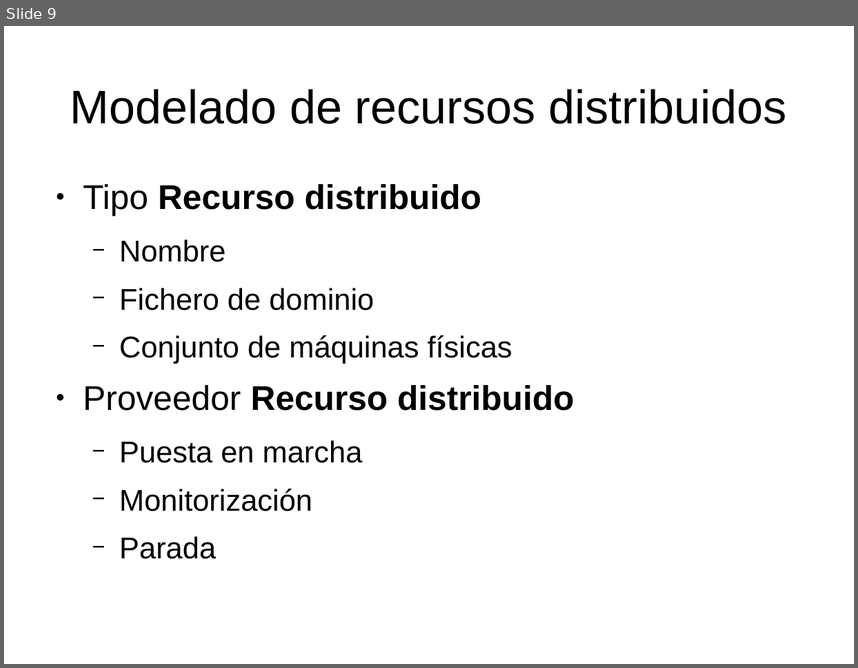
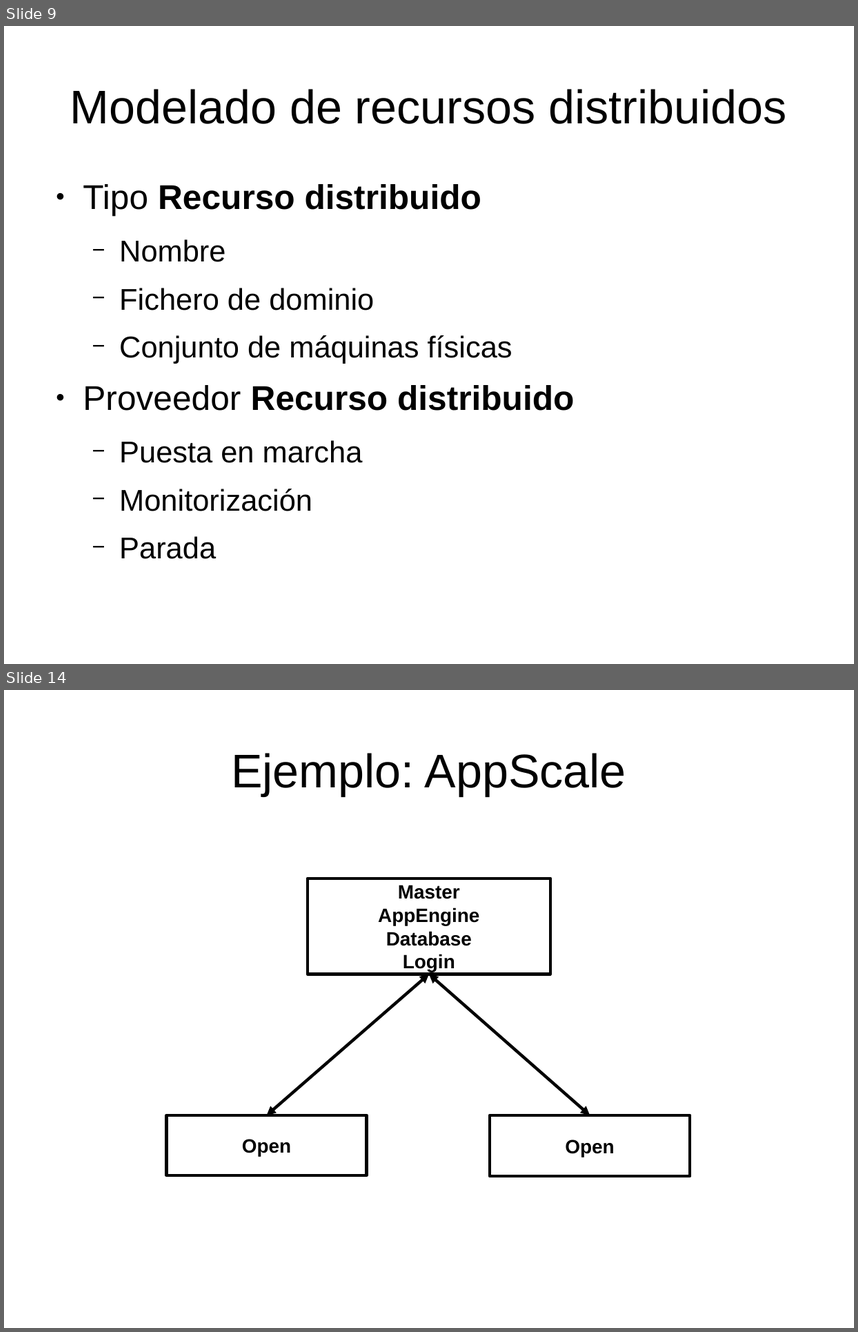
Before and after one commit to dcere/pfc, a slide deck: adm/presentacion/presentacion.odp. Shown one above the other, each under a label of ours: slide 9 before the commit, slides 9 and 14 after it; the slides between them are not shown. The pictures are 858x668 and 858x1332 pixels, drawn with LibreOffice and Linux fonts; fonts in the diff are those of the drawing. Boxes give left, top, right and bottom in pixels: in the first picture for what was removed or moved away, otherwise in the second. Text is boxed around its words. In the diff, an @@ line names an element or a change of style, - is before the commit and + after.

```diff
--- a/adm/presentacion/presentacion.odp
+++ b/adm/presentacion/presentacion.odp
@@ slide 14 added at <box>4,690,854,1328</box>, background #FFFFFF @@
@@ title added at <box>231,753,626,796</box>, 44 pt, text #000000 @@
+Ejemplo: AppScale
@@ rectangle added at <box>308,878,551,974</box>, fill #FFFFFF, outline #000000 2.83 pt, 18 pt, text #000000, bold @@
+Master
+AppEngine
+Database
+Login
@@ double arrow added from (267, 1115) to (429, 974), #000000 2.83 pt @@
@@ double arrow added from (590, 1115) to (429, 974), #000000 2.83 pt @@
@@ rectangle added at <box>167,1115,368,1175</box>, fill #FFFFFF, outline #000000 2.83 pt, 18 pt, text #000000, bold @@
+Open
@@ rectangle added at <box>490,1115,691,1176</box>, fill #FFFFFF, outline #000000 2.83 pt, 18 pt, text #000000, bold @@
+Open
```
Also in this commit, not shown: 7 slides changed, 9 other slides added, 1 slide removed, 2 other files.
